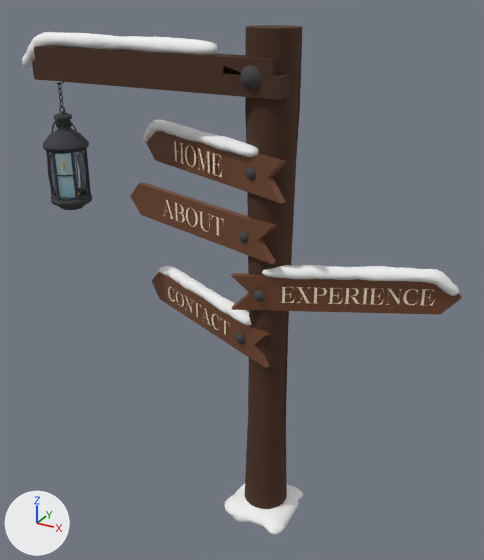
Renders of the glTF model static/models/shared-scene/signpost.glb from each side of a commit.
The view is the same before and after, from a 50 mm lens placed at (3.98, -7.71, 8.01), pointed at (-0.45, 0.34, 3.98). The axes (+X, +Y, +Z) are drawn at lower left. The lights are the same throughout. The picture after the commit comes second. Where no turn or scale is listed for an object, it has been applied to the vertices. Vertices at exactly the same position are counted once.

The older version as bpy lines, for what is in view:
```python
ob_harvest_lantern_004 = bpy.data.objects.new('harvest_lantern.004', me_harvest_lantern_004)
ob_harvest_lantern_004.location = (-3.876, -0.212, 1.138)
ob_harvest_lantern_004.scale = (3.43, 3.43, 3.43)
ob_stand_low_cylinder_002 = bpy.data.objects.new('Stand_low_Cylinder.002', me_stand_low_cylinder_002)
ob_stand_low_cylinder_002.location = (0.18, 0.0, 0.0)
ob_wood_low_cube_002 = bpy.data.objects.new('Wood_low_Cube.002', me_wood_low_cube_002)
ob_wood_low_cube_002.location = (-2.25, 0.0, 1.07)
ob_woodensign_snow_0_003 = bpy.data.objects.new('WoodenSign_Snow_0.003', me_woodensign_snow_0_006)
ob_woodensign_snow_0_003.location = (0.16, 0.0, 0.25)
# also in view: 'WoodenSign_Snow_0.004' at (-1.08, 0.15, 5.99); 'Sign_About' at (-1.04, 0.05, 4.95); 'EXPERIENCE' at (1.39, 0.24, 4.17); 'WoodenSign_Snow_0.002' at (1.38, 0.31, 4.38); 'Sign_Experience' at (1.22, 0.23, 4.17)
```
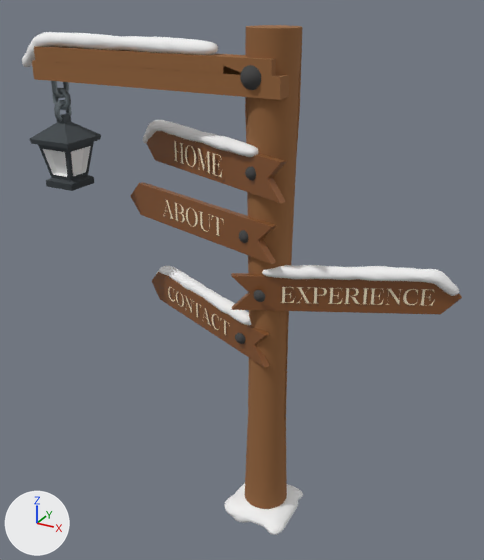
Pixel boxes (x1, y1, x2, y2) of what changed, in the pictures (484 x 560 px):
'Stand_low_Cylinder.002', recoloured (lighter): (245, 25, 302, 509) in both
'Wood_low_Cube.002', recoloured (lighter): (32, 46, 289, 100) in both
'harvest_lantern.004', reshaped, moved, rescaled (44% wider, 14% shorter): before (43, 82, 92, 210); after (30, 81, 101, 191)
part 1 of me_harvest_lantern_004, added: after (54, 100, 72, 122)
part 2 of me_harvest_lantern_004, added: after (52, 88, 71, 110)
part 3 of me_harvest_lantern_004, added: after (30, 113, 101, 191)
part 4 of me_harvest_lantern_004, added: after (51, 81, 69, 98)
part 5 of me_harvest_lantern_004, deleted: before (43, 113, 89, 152)
part 6 of me_harvest_lantern_004, deleted: before (51, 191, 92, 210)
part 7 of me_harvest_lantern_004, deleted: before (52, 111, 78, 135)
part 8 of me_harvest_lantern_004, deleted: before (50, 156, 56, 195)
part 9 of me_harvest_lantern_004, deleted: before (76, 152, 82, 196)
part 10 of me_harvest_lantern_004, deleted: before (82, 151, 87, 194)
part 11 of me_harvest_lantern_004, deleted: before (47, 152, 54, 194)
part 12 of me_harvest_lantern_004, deleted: before (46, 149, 84, 154)
part 13 of me_harvest_lantern_004, deleted: before (51, 188, 88, 201)
part 14 of me_harvest_lantern_004, deleted (cyan): before (55, 153, 75, 197)
part 15 of me_harvest_lantern_004, deleted: before (84, 148, 91, 196)
part 16 of me_harvest_lantern_004, deleted: before (46, 122, 88, 201)

Edits to the bpy script that builds the scene:
```text
Change mat_none_009:
    mat_none_009.base_color: (0.0666, 0.0296, 0.0144) -> (0.305, 0.133, 0.0467)  # brown #493020 -> brown #96663d
Change mat_none_010:
    mat_none_010.base_color: (0.0666, 0.0296, 0.0144) -> (0.305, 0.133, 0.0467)  # brown #493020 -> brown #96663d
Change me_harvest_lantern_004:
    used by ob_harvest_lantern_004; location = (-3.876, -0.212, 1.138); scale = (3.43, 3.43, 3.43)
    remove me_harvest_lantern_004.from_pydata(...)  # 1164 vertices, 2085 faces; spans x 0.114..0.314, y -0.1..0.1, z 1.085..1.644
    remove me_harvest_lantern_004.materials.append(mat_lowpoly_003)
    add me_harvest_lantern_004.from_pydata(...)  # 246 vertices, 472 faces; spans x -0.003..0.003, y -0.003..0.003, z -0.013..0.001
    me_harvest_lantern_004 part 1: a new loose piece, a torus around x (ring radius 0.00113, tube radius 0.00034) spanning x -0.00034..0.00034, y -0.00136..0.00136, z -0.00479..-0.00207, in mat_halloweenbits (picture img_halloweenbits_texture)
    me_harvest_lantern_004 part 2: a new loose piece, a torus around y (ring radius 0.00113, tube radius 0.00034) spanning x -0.00136..0.00136, y -0.00034..0.00034, z -0.00329..-0.00057, in mat_halloweenbits (picture img_halloweenbits_texture)
    me_harvest_lantern_004 part 3: a new loose piece of 70 vertices spanning x -0.003..0.003, y -0.003..0.003, z -0.013..-0.004
    me_harvest_lantern_004 part 4: a new loose piece of 48 vertices spanning x 0.0, y -0.001..0.001, z -0.002..0.001, in mat_halloweenbits (picture img_halloweenbits_texture)
    me_harvest_lantern_004 part 5: the loose piece of 122 vertices spanning x 0.114..0.314, y -0.1..0.1, z 1.358..1.5 is deleted
    me_harvest_lantern_004 part 6: the loose piece of 110 vertices spanning x 0.12..0.308, y -0.094..0.094, z 1.085..1.15 is deleted
    me_harvest_lantern_004 part 7: the loose piece of 91 vertices spanning x 0.14..0.289, y -0.011..0.011, z 1.41..1.513 is deleted
    me_harvest_lantern_004 part 8: the loose piece of 30 vertices spanning x 0.184..0.197, y -0.086..-0.067, z 1.149..1.347 is deleted
    me_harvest_lantern_004 part 9: the loose piece of 30 vertices spanning x 0.282..0.302, y -0.021..-0.015, z 1.149..1.347 is deleted
    me_harvest_lantern_004 part 10: the loose piece of 30 vertices spanning x 0.282..0.302, y 0.015..0.021, z 1.149..1.347 is deleted
    me_harvest_lantern_004 part 11: the loose piece of 30 vertices spanning x 0.153..0.166, y -0.068..-0.049, z 1.149..1.347 is deleted
    me_harvest_lantern_004 part 12: the loose piece of 24 vertices spanning x 0.124..0.304, y -0.078..0.078, z 1.346..1.362 is deleted
    me_harvest_lantern_004 part 13: the loose piece of 24 vertices spanning x 0.124..0.304, y -0.078..0.078, z 1.134..1.15 is deleted
    me_harvest_lantern_004 part 14: the loose piece of 8 vertices spanning x 0.214..0.281, y -0.079..-0.037, z 1.15..1.346 is deleted
    me_harvest_lantern_004 part 15: the loose piece of 8 vertices spanning x 0.278..0.293, y 0.033..0.049, z 1.135..1.361 is deleted
    me_harvest_lantern_004 part 16: 128 vertices removed from x 0.135..0.293, y -0.088..0.083, z 1.135..1.463
    other edits to the shape of me_harvest_lantern_004 do not show in these pictures
    add me_harvest_lantern_004.materials.append(mat_halloweenbits)  # picture img_halloweenbits_texture
    add me_harvest_lantern_004.materials.append(mat_lanternglass)  # white #e7e7e7
Change ob_harvest_lantern_004:
    add ob_harvest_lantern_004.parent = ob_post_lantern
    ob_harvest_lantern_004.location: (-3.876, -0.212, 1.138) -> (-11.71, -0.21, 6.718)
    ob_harvest_lantern_004.scale: (3.43, 3.43, 3.43) -> (115.0, 115.0, 115.0)
Add ob_post_lantern:
    ob_post_lantern = bpy.data.objects.new('Post_Lantern', None)
    ob_post_lantern.location = (8.579, 0.0, 0.0)
```
